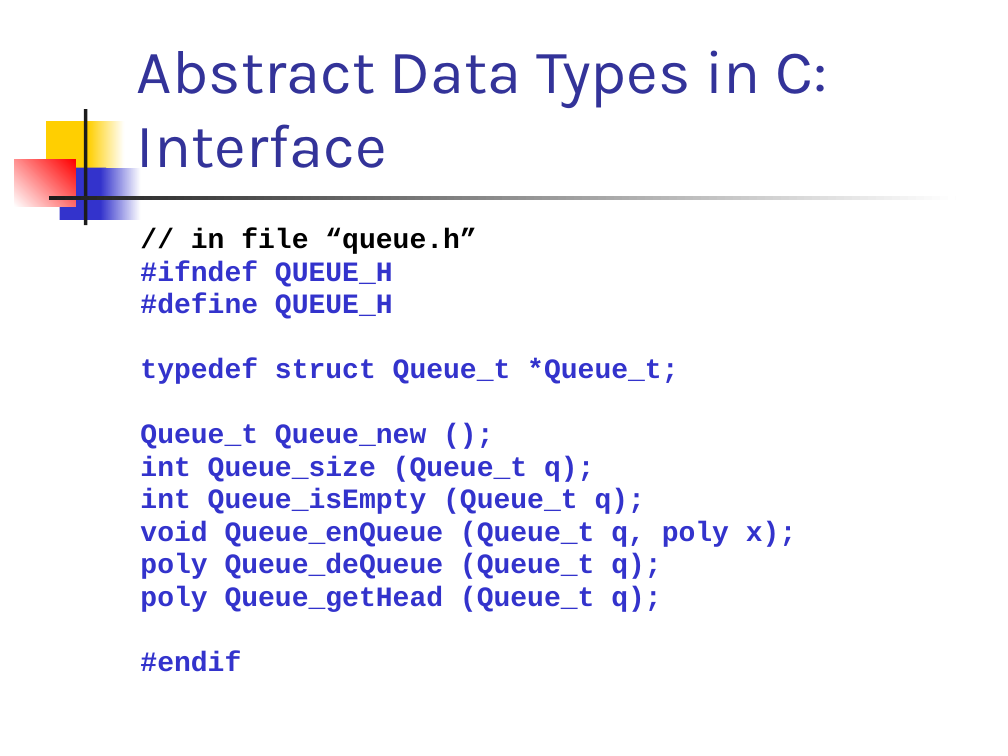
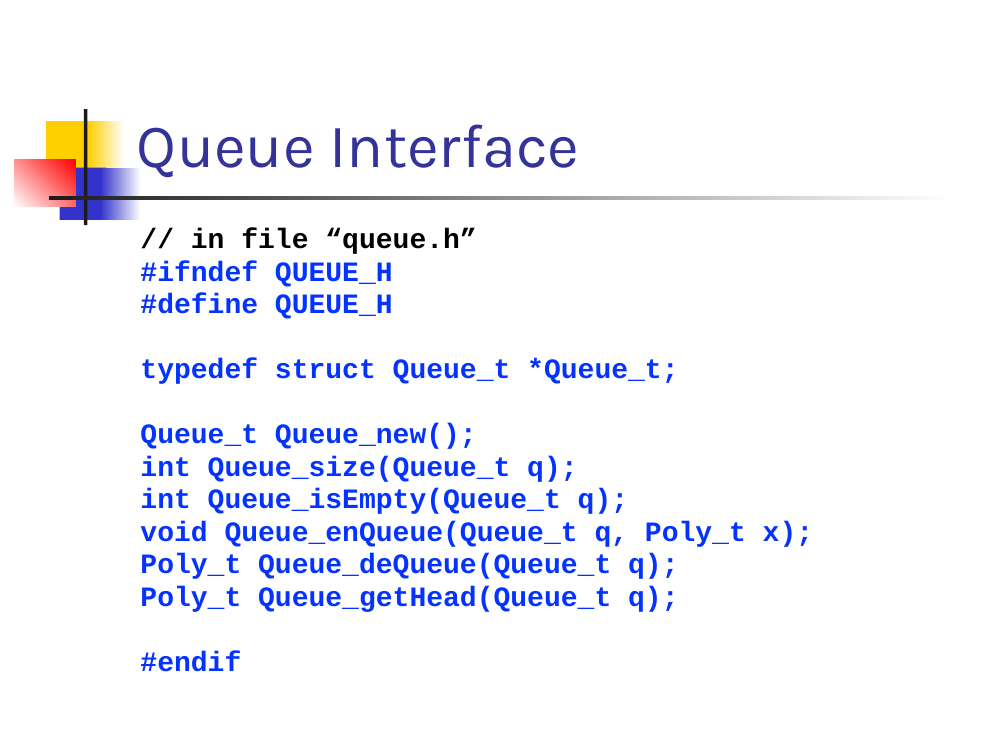
Before and after one commit to csslab-ustc/csslab-ustc.github.io, a slide deck: slide 4 of courses/sysprog/slides/lec16-queue.pptx. Drawn at 1008x756 pixels with LibreOffice and Linux fonts; fonts in the diff are those of the drawing. Boxes give left, top, right and bottom in pixels: in the first picture for what was removed or moved away, otherwise in the second. Text is boxed around its words. In the diff, an @@ line names an element or a change of style, - is before the commit and + after.

```diff
--- a/courses/sysprog/slides/lec16-queue.pptx
+++ b/courses/sysprog/slides/lec16-queue.pptx
@@ title at (x1=137, y1=124, x2=580, y2=178): text changed @@
-Abstract Data Types in C: Interface
+Queue Interface
@@ text at (x1=140, y1=261, x2=678, y2=672): text colour #3333CC to #0432FF in "#ifndef QUEUE_H", "#define QUEUE_H", "typedef struct Queue_t *Queue_t;", "#endif" @@
@@ text at (x1=140, y1=424, x2=813, y2=612): text changed; text colour #3333CC to #0432FF @@
-Queue_t Queue_new ();
-int Queue_size (Queue_t q);
-int Queue_isEmpty (Queue_t q);
-void Queue_enQueue (Queue_t q, poly x);
-poly Queue_deQueue (Queue_t q);
-poly Queue_getHead (Queue_t q);
+Queue_t Queue_new();
+int Queue_size(Queue_t q);
+int Queue_isEmpty(Queue_t q);
+void Queue_enQueue(Queue_t q, Poly_t x);
+Poly_t Queue_deQueue(Queue_t q);
+Poly_t Queue_getHead(Queue_t q);
```
Also in this commit, not shown: 23 other slides changed, 4 slides removed, 10 other files.
